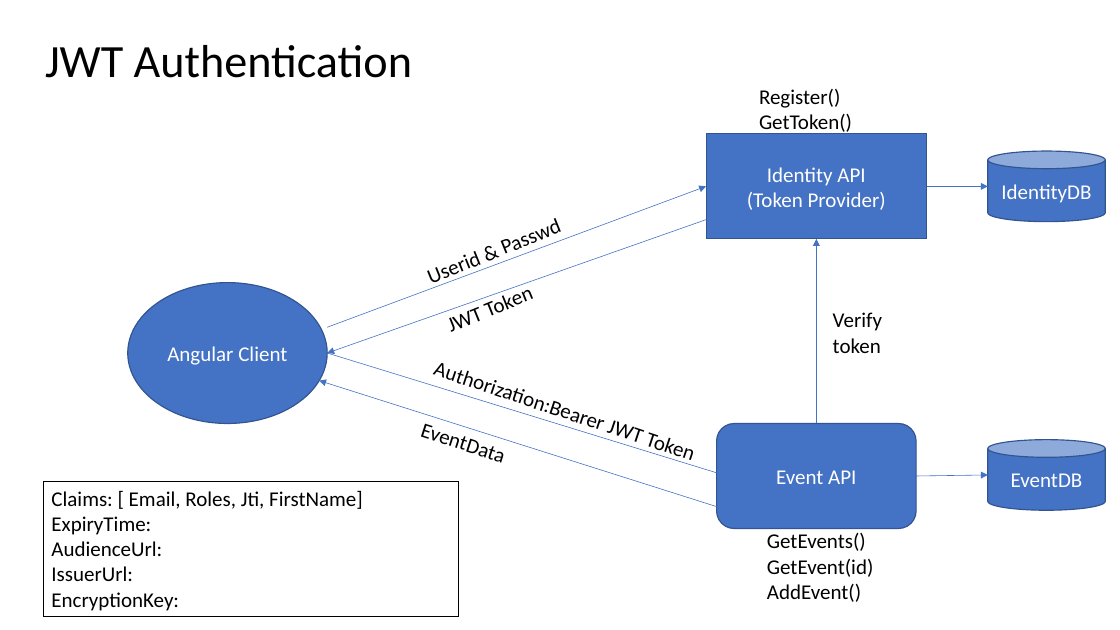
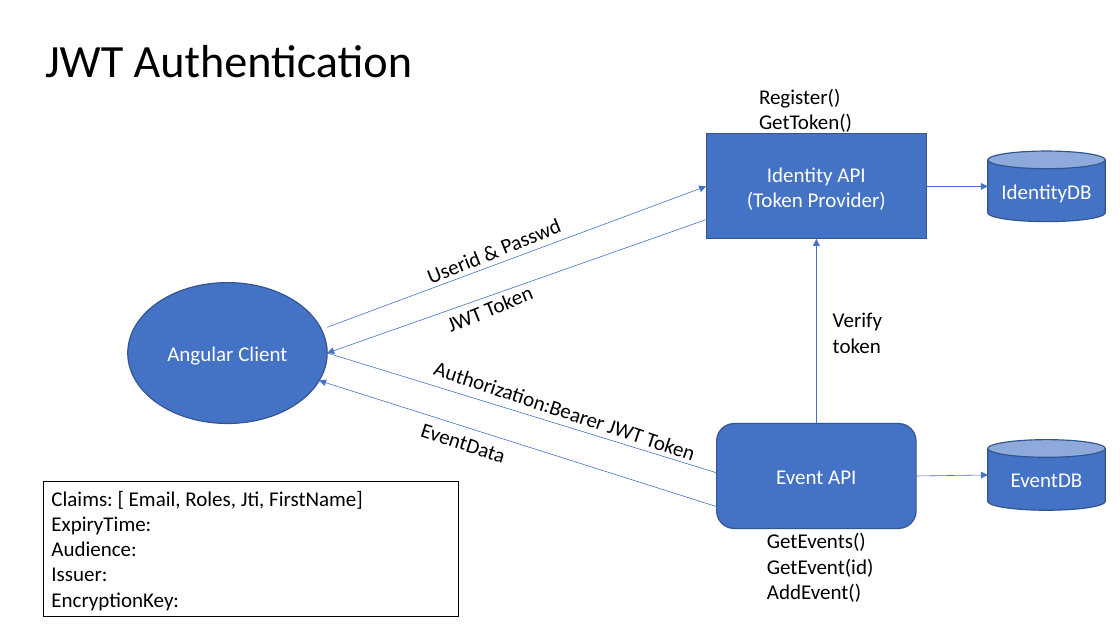
Before and after one commit to sonusathyadas/Microservices-Training-Materials, a slide deck: slide 19 of Presentation1.pptx. Drawn at 1120x630 pixels with LibreOffice and Linux fonts; fonts in the diff are those of the drawing. Boxes give left, top, right and bottom in pixels: in the first picture for what was removed or moved away, otherwise in the second. Text is boxed around its words. In the diff, an @@ line names an element or a change of style, - is before the commit and + after.

```diff
--- a/Presentation1.pptx
+++ b/Presentation1.pptx
@@ text in rectangle at bbox=[51, 541, 136, 581]: text changed @@
-AudienceUrl:
-IssuerUrl:
+Audience:
+Issuer:
```
Also in this commit, not shown: 1 other slide changed, 3 other files.
